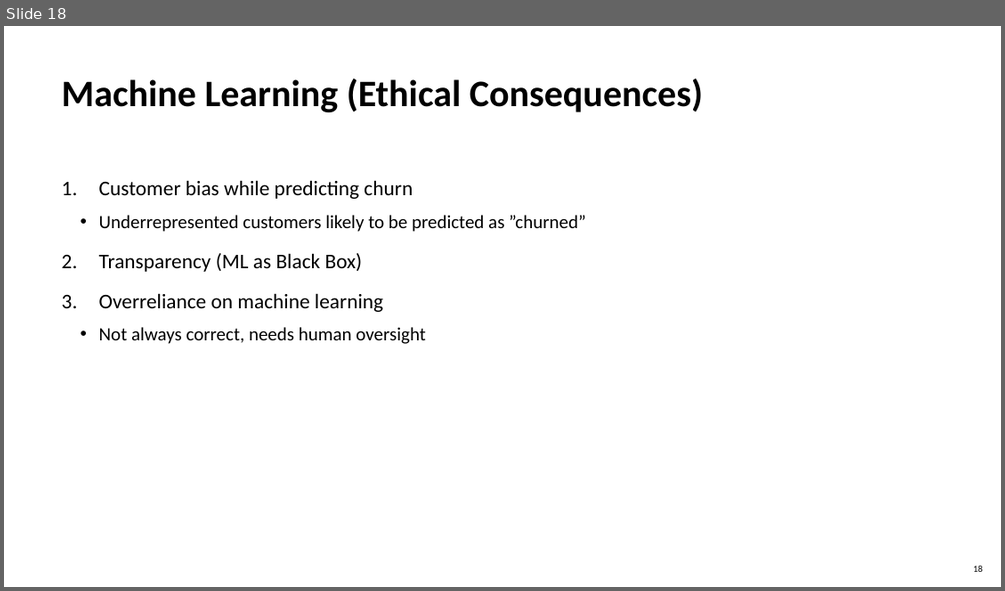
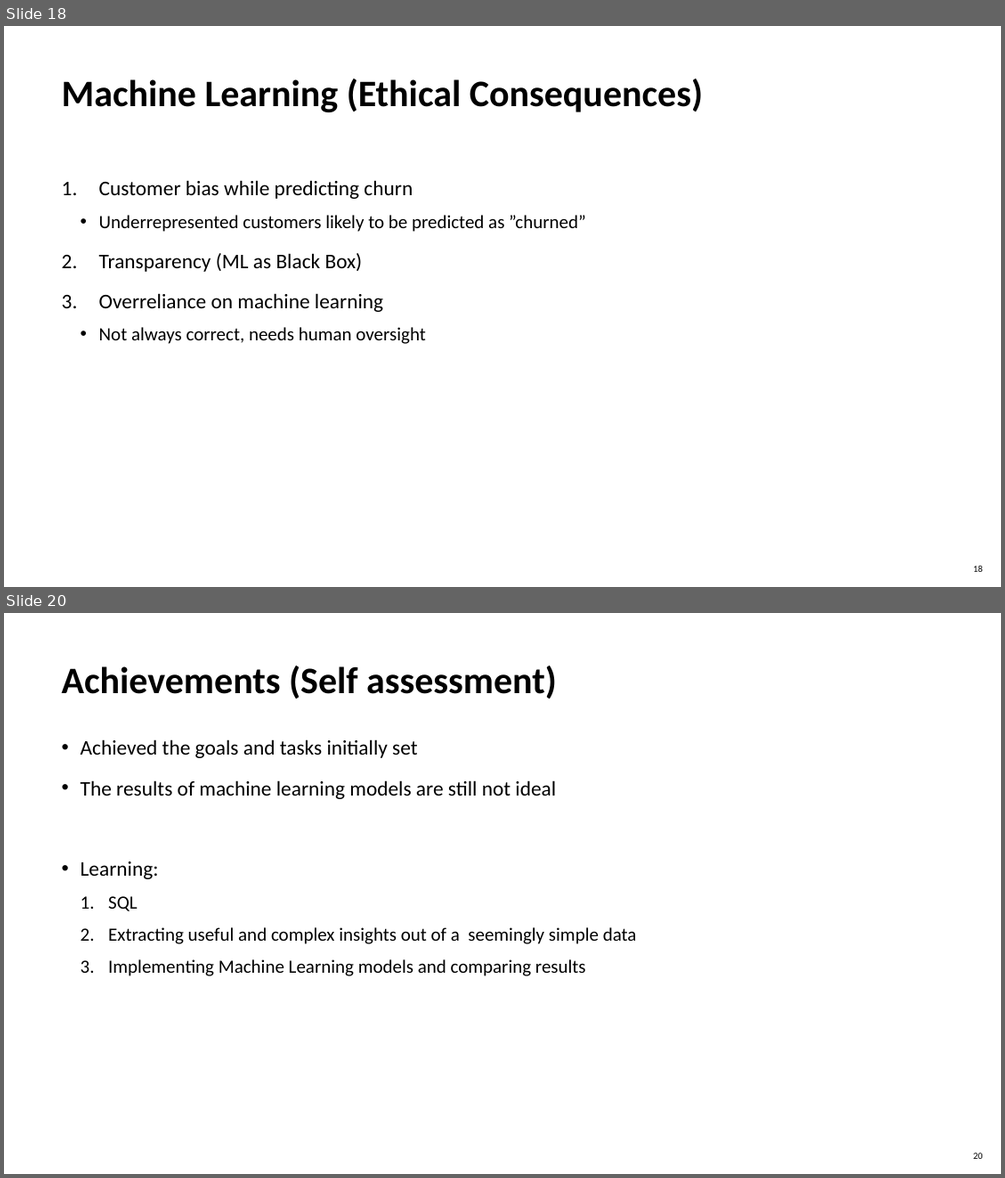
Before and after one commit to MuhammadAbbas99/data_osaaja_harjoittelu, a slide deck: myyntidata_analyysi_07.04.pptx. Shown one above the other, each under a label of ours: slide 18 before the commit, slides 18 and 20 after it; the slides between them are not shown. The pictures are 1005x591 and 1005x1178 pixels, drawn with LibreOffice and Linux fonts; fonts in the diff are those of the drawing. Boxes give left, top, right and bottom in pixels: in the first picture for what was removed or moved away, otherwise in the second. Text is boxed around its words. In the diff, an @@ line names an element or a change of style, - is before the commit and + after.

Commit message:
final presentation updated

```diff
--- a/myyntidata_analyysi_07.04.pptx
+++ b/myyntidata_analyysi_07.04.pptx
@@ slide 20 added at box(4, 613, 1001, 1174), background #FFFFFF @@
@@ title added at box(62, 666, 557, 698), 36 pt, text #000000, bold @@
+Achievements (Self assessment)
@@ text added at box(81, 739, 637, 976), 18 pt, text #000000 @@
+• Achieved the goals and tasks initially set
+• The results of machine learning models are still not ideal
+• Learning:
+  1. SQL
+  2. Extracting useful and complex insights out of a seemingly simple data
+  3. Implementing Machine Learning models and comparing results
@@ page number added at box(973, 1152, 983, 1159), 9 pt, text #000000 @@
+20
```
Also in this commit, not shown: 1 other slide added, 1 other file.
